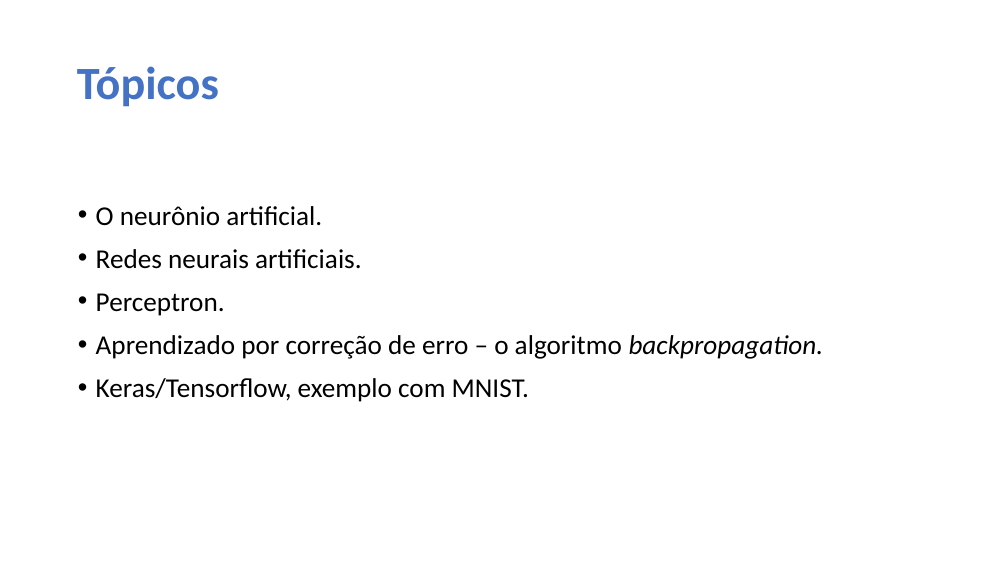
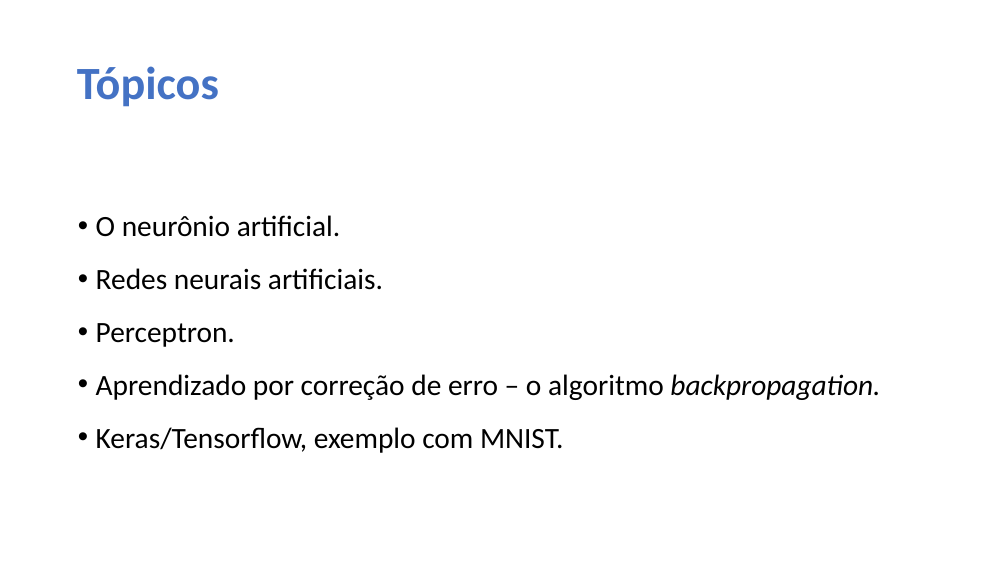
Before and after one commit to Atzingen/IA-FIC2021, a slide deck: slide 2 of Aula_08/RedesNeurais.pptx. Drawn at 1008x567 pixels with LibreOffice and Linux fonts; fonts in the diff are those of the drawing. Boxes give left, top, right and bottom in pixels: in the first picture for what was removed or moved away, otherwise in the second. Text is boxed around its words. In the diff, an @@ line names an element or a change of style, - is before the commit and + after.

```diff
--- a/Aula_08/RedesNeurais.pptx
+++ b/Aula_08/RedesNeurais.pptx
@@ text "O neurônio artificial." at box(96, 215, 880, 453): size 25.9 to 28 pt; line spacing 1 to 1.2 @@
```
Also in this commit, not shown: 17 other slides changed, 2 other files.
